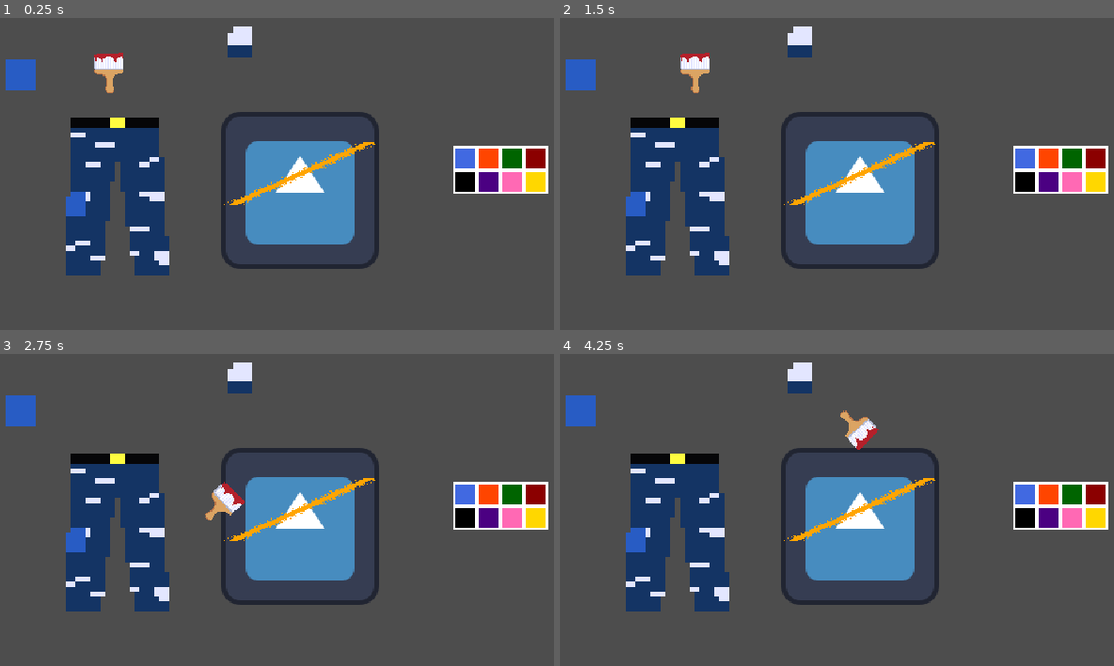
Above: before the commit, frames 1-4 (two rows, left to right).
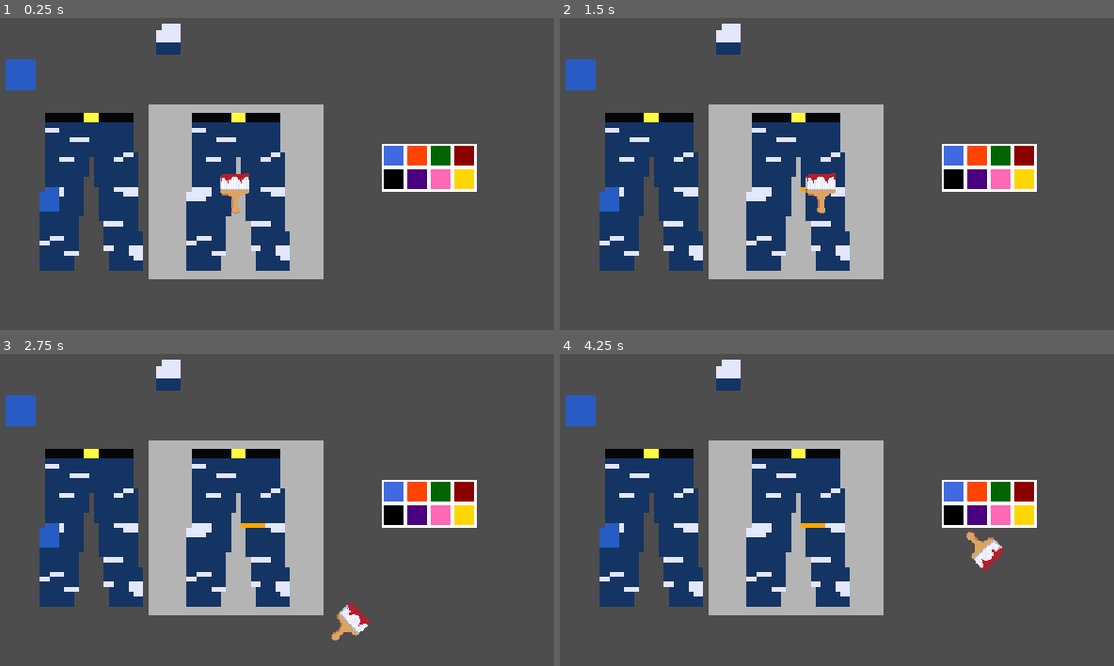
Above: after the commit, the same moments.

Repository: NoelKTheBest/renew-pants
Game: Godot game, scene res://test_scene_01.tscn
The game is run twice, just before and just after one commit, with the same random seed, the same clock (stepped at 60 frames per second) and the same inputs. The engine's default icon, where the game draws it, is replaced by a stand-in: a white triangle on a blue panel in a dark square.
Inputs (mouse positions are in pixels of both pictures, inside the frame that each line leads up to; where the layout moved, square brackets give the same spot in the first picture):
- Up to frame 1 (0.25 s): no input
- Up to frame 2 (1.5 s): click (953, 155) [1025, 158] at 0.5 s; tap Enter at 1.25 s; hold Right (ui_right) from 1.28 s (still down); tap G (swipe) at 1.35 s
- Up to frame 3 (2.75 s): release Right (ui_right) at 2.03 s; hold Down (ui_down) from 2.03 s (still down); tap G (swipe) at 2.1 s
- Up to frame 4 (4.25 s): release Down (ui_down) at 2.78 s; hold Right (ui_right) 2.78-3.53 s; tap F (switch) at 2.85 s; tap G (swipe) at 3.05, 3.6 s; hold Up (ui_up) from 3.53 s (still down)

The runs differ from the first frame. In frame 1, 33% of the frame differs, in the area x 7-99%, y 1-84%; in frame 2, 33%; in frame 3, 33%; in frame 4, 33%.

Commit message:
Rewrite paint function and copy over patch funtion

Diff:
--- a/renew-your-clothes/add_image.gd
+++ b/renew-your-clothes/add_image.gd
@@ -49,7 +49,6 @@
 	var patch_rect = patch.get_used_rect()
 	temp_img.blit_rect(pants, Rect2i(5, 15, 5, 5), Vector2i(0, 0))
 	pants.blit_rect_mask(patch, temp_img, patch_rect, Vector2i(5, 15))
-	#pants.blit_rect(patch, patch_rect, Vector2i(5, 15))
 	var new_pants = ImageTexture.create_from_image(pants)
 	$TatteredPants.texture = new_pants
 	$Sprite2D2.texture = ImageTexture.create_from_image(temp_img)
--- a/renew-your-clothes/canvas.gd
+++ b/renew-your-clothes/canvas.gd
@@ -1,25 +1,82 @@
 extends Node2D
 
 @export var width : int
+@export var x_shift : int
+@export var y_shift : int
+@export var stroke_length : int
+@export var rand_x_shift : int
+@export var rand_y_shift : int
+
+@onready var brush = $paintbrush
 var paint_color = Color.ROYAL_BLUE
+var brush_position
+var canvas_position
+var in_range_x
+var in_range_y
+var x_pos : int = 0
+var y_pos : int = 0
 
 # Called when the node enters the scene tree for the first time.
 func _ready() -> void:
-	pass # Replace with function body.
+	brush.position = Vector2i.ZERO
 
 
 # Called every frame. 'delta' is the elapsed time since the previous frame.
 func _process(delta: float) -> void:
-	Color.NAVY_BLUE
-	Color.ORANGE_RED
-	Color.DARK_GREEN
+	var new_x
+	var new_y
+	if (brush.position.x > -50 and brush.position.x < 50):
+		in_range_x = true
+	else:
+		in_range_x = false
+
+	if (brush.position.y > -50 and brush.position.y < 50):
+		in_range_y = true
+	else:
+		in_range_y = false
+
+	if in_range_x and in_range_y:
+		new_x = ((brush.position.x + 50)/ 32) * 10
+		new_y = ((brush.position.y + 50)/ 32) * 10
+		canvas_position = Vector2i(new_x, new_y)
+
+	# Get numbers from input
+	# Define new axis using is_button_just_pressed()
+	#	Add results from up and down buttons for a new x axis
+	#	Add results from left and right buttons for a new y axis
+
+	var x_axis = Input.get_axis("ui_up", "ui_down")
+	var y_axis = Input.get_axis("ui_left", "ui_right")
+	x_pos = x_pos + x_axis
+	y_pos = y_pos + y_axis
+	print(x_pos, y_pos)
 
 
 func paint_clothes(brush_is_horizontal: bool) -> void:
 	var image: Image = $ClothingBench.texture.get_image()
-	#randi_range()
-	var start_point = Vector2(10,75)
-	var end_point = Vector2(120, 25)
+	if !(in_range_x and in_range_y):
+		return
+
+	var rand_x
+	var rand_y
+	if brush_is_horizontal:
+		rand_y = randi_range(-rand_y_shift, rand_y_shift)
+	else:
+		rand_x = randi_range(-rand_x_shift, rand_x_shift)
+
+	var start_point = canvas_position + Vector2i(x_shift, y_shift)
+	var end_shift_vector
+	if brush_is_horizontal:
+		end_shift_vector = Vector2i(stroke_length, rand_y)
+	else:
+		end_shift_vector = Vector2i(rand_x, stroke_length)
+
+	var end_point = canvas_position + end_shift_vector
+	end_point.x = clampi(end_point.x, 0, 32)
+	end_point.y = clampi(end_point.y, 0, 32)
+
+	print("start: " + str(start_point))
+	print("end: " + str(end_point))
 	var m = (end_point.y - start_point.y) / (end_point.x - start_point.x)
 	var b = start_point.y - m * start_point.x
 
@@ -38,6 +95,31 @@
 				if image.get_pixelv(Vector2i(vector.x - i, vector.y)).a == 1:
 					image.set_pixel(vector.x - i, vector.y, Color.ORANGE)
 
+	$ClothingBench.texture = ImageTexture.create_from_image(image)
+
 
 func patch_clothes() -> void:
-	pass
+
+	# Get numbers from input
+	var x_axis = Input.get_axis("ui_up", "ui_down")
+	var y_axis = Input.get_axis("ui_left", "ui_right")
+	x_pos = x_pos + x_axis
+	y_pos = y_pos + y_axis
+	print(x_pos, y_pos)
+
+	# Get image from texture on sprite
+	var clothes : Image = $ClothingBench.texture.get_image()
+
+	# Get image from patch texture on sprite
+	var patch : Image = $ClothingPatch.texture.get_image()
+	patch.convert(Image.FORMAT_RGBA8)
+
+	# Get temp image for patch image mask
+	var temp_img : Image = Image.create_empty(5, 5, false, Image.FORMAT_RGBA8)
+	var patch_rect = patch.get_used_rect()
+
+	temp_img.blit_rect(clothes, Rect2i(5, 15, 5, 5), Vector2i(0, 0))
+	clothes.blit_rect_mask(patch, temp_img, patch_rect, Vector2i(5, 15))
+	var new_clothes = ImageTexture.create_from_image(clothes)
+	$TatteredPants.texture = new_clothes
+	$Sprite2D2.texture = ImageTexture.create_from_image(temp_img)
--- a/renew-your-clothes/game.gd
+++ b/renew-your-clothes/game.gd
@@ -1,7 +1,7 @@
 extends Node2D
 
-
-@onready var paintbrush = $paintbrush
+@onready var canvas = $Canvas
+@onready var paintbrush = $Canvas/paintbrush
 
 # Called when the node enters the scene tree for the first time.
 func _ready() -> void:
@@ -15,9 +15,12 @@
 
 	if Input.is_action_just_pressed("swipe"):
 		paintbrush.swipe()
+		canvas.paint_clothes(paintbrush.is_horizontal)
+
 
 	var y_direction = Input.get_axis("ui_up", "ui_down")
 	var x_direction = Input.get_axis("ui_left", "ui_right")
 	paintbrush.move_local_y(y_direction * 1.75)
 	paintbrush.move_local_x(x_direction * 1.75)
+
 	#print("x: " + str(x_direction) + "; y: " + str(y_direction))
--- a/renew-your-clothes/paintbrush.tscn
+++ b/renew-your-clothes/paintbrush.tscn
@@ -2,6 +2,21 @@
 
 [ext_resource type="Texture2D" uid="uid://8oart6xp346a" path="res://paintbrush-Sheet(Vertical).png" id="1_y1foy"]
 [ext_resource type="Script" path="res://paintbrush.gd" id="2_sqhtj"]
+
+[sub_resource type="Animation" id="Animation_4x4vo"]
+length = 0.001
+tracks/0/type = "value"
+tracks/0/imported = false
+tracks/0/enabled = true
+tracks/0/path = NodePath(".:frame_coords")
+tracks/0/interp = 1
+tracks/0/loop_wrap = true
+tracks/0/keys = {
+"times": PackedFloat32Array(0),
+"transitions": PackedFloat32Array(1),
+"update": 1,
+"values": [Vector2i(1, 0)]
+}
 
 [sub_resource type="Animation" id="Animation_n000u"]
 resource_name = "swipe_h"
@@ -17,21 +32,6 @@
 "transitions": PackedFloat32Array(1, 1, 1, 1, 1, 1),
 "update": 1,
 "values": [Vector2i(1, 0), Vector2i(2, 0), Vector2i(3, 0), Vector2i(4, 0), Vector2i(5, 0), Vector2i(6, 0)]
-}
-
-[sub_resource type="Animation" id="Animation_4x4vo"]
-length = 0.001
-tracks/0/type = "value"
-tracks/0/imported = false
-tracks/0/enabled = true
-tracks/0/path = NodePath(".:frame_coords")
-tracks/0/interp = 1
-tracks/0/loop_wrap = true
-tracks/0/keys = {
-"times": PackedFloat32Array(0),
-"transitions": PackedFloat32Array(1),
-"update": 1,
-"values": [Vector2i(1, 0)]
 }
 
 [sub_resource type="Animation" id="Animation_i8x2x"]
--- a/renew-your-clothes/test_scene_01.tscn
+++ b/renew-your-clothes/test_scene_01.tscn
@@ -1,16 +1,37 @@
-[gd_scene load_steps=9 format=3 uid="uid://d1yibdcqgy8ae"]
+[gd_scene load_steps=10 format=3 uid="uid://d1yibdcqgy8ae"]
 
 [ext_resource type="Script" path="res://game.gd" id="1_lqeuq"]
 [ext_resource type="PackedScene" uid="uid://c8wfy2ulaigeu" path="res://paintbrush.tscn" id="1_po3dl"]
 [ext_resource type="Script" path="res://add_image.gd" id="1_popo1"]
 [ext_resource type="Texture2D" uid="uid://coqly5a1p1i7n" path="res://icon.svg" id="2_mq7rv"]
 [ext_resource type="Texture2D" uid="uid://bieovtd602xix" path="res://tattered_pants.png" id="3_6lb16"]
+[ext_resource type="Texture2D" uid="uid://vgduyd0sokkq" path="res://white square.png" id="3_kl7rx"]
 [ext_resource type="Texture2D" uid="uid://ereidluiomwv" path="res://clothing patch.png" id="4_1bpho"]
 [ext_resource type="Script" path="res://canvas.gd" id="6_g0m38"]
 [ext_resource type="PackedScene" uid="uid://de7g1duyubpw7" path="res://palette.tscn" id="8_fetnb"]
 
 [node name="Game" type="Node2D"]
 script = ExtResource("1_lqeuq")
+
+[node name="Canvas" type="Node2D" parent="."]
+position = Vector2(200, 200)
+script = ExtResource("6_g0m38")
+stroke_length = 5
+rand_x_shift = 5
+rand_y_shift = 5
+
+[node name="BG" type="Sprite2D" parent="Canvas"]
+modulate = Color(1, 1, 1, 0.580392)
+scale = Vector2(8.84, 8.84)
+texture = ExtResource("3_kl7rx")
+metadata/_edit_group_ = true
+
+[node name="ClothingBench" type="Sprite2D" parent="Canvas"]
+scale = Vector2(4, 4)
+texture = ExtResource("3_6lb16")
+
+[node name="paintbrush" parent="Canvas" instance=ExtResource("1_po3dl")]
+position = Vector2(-31.28, -30)
 
 [node name="Node2D" type="Node2D" parent="."]
 script = ExtResource("1_popo1")
@@ -23,29 +44,20 @@
 texture = ExtResource("4_1bpho")
 
 [node name="Sprite2D" type="Sprite2D" parent="Node2D"]
-position = Vector2(252, 199)
+visible = false
+position = Vector2(193.72, 197)
 
 [node name="TatteredPants" type="Sprite2D" parent="Node2D"]
-position = Vector2(102, 204)
+position = Vector2(80.72, 200)
 scale = Vector2(4, 4)
 texture = ExtResource("3_6lb16")
 
 [node name="Sprite2D2" type="Sprite2D" parent="Node2D"]
-position = Vector2(201, 79)
+position = Vector2(142.72, 77)
 scale = Vector2(5, 5)
 
 [node name="Sprite2D3" type="Sprite2D" parent="Node2D"]
-position = Vector2(269.38, 79)
-
-[node name="Canvas" type="Node2D" parent="."]
-script = ExtResource("6_g0m38")
-
-[node name="Sprite2D" type="Sprite2D" parent="Canvas"]
-
-[node name="ClothingBench" type="Sprite2D" parent="Canvas"]
-
-[node name="paintbrush" parent="." instance=ExtResource("1_po3dl")]
-position = Vector2(98, 102)
+position = Vector2(211.1, 77)
 
 [node name="palette" parent="." instance=ExtResource("8_fetnb")]
-position = Vector2(376, 163)
+position = Vector2(317.72, 161)
